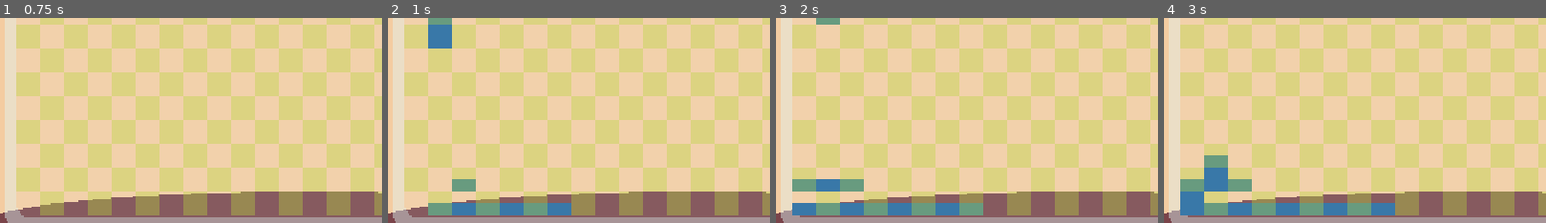
Above: before the commit, frames 1-4 (left to right).
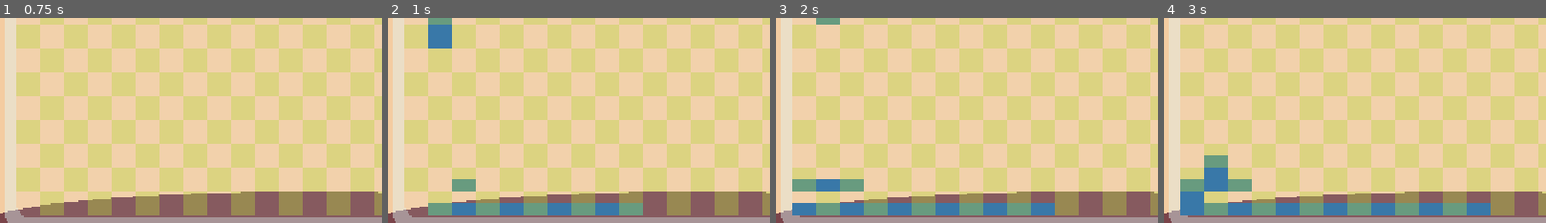
Above: after the commit, the same moments.

Repository: lservant/microverse-manager
Game: Godot game, scene res://main.tscn
Same seed, same stepped clock (60 frames per second), same inputs: the game is played once before the commit and once after it.
Inputs (mouse positions are % of the whole screen's width and height, from its top left):
- Up to frame 1 (0.75 s): tap Enter at 0.5 s; move the mouse to (72, 43) at 0.52 s; click (72, 43) at 0.67 s
- Up to frame 2 (1 s): no input
- Up to frame 3 (2 s): tap Space at 1.25 s; move the mouse to (30, 53) at 1.27 s; click (30, 53) at 1.42 s
- Up to frame 4 (3 s): move the mouse to (60, 25) at 2.02 s; click (60, 25) at 2.17 s; tap Enter at 2.75 s; move the mouse to (45, 69) at 2.77 s; click (45, 69) at 2.92 s
The pictures show only the part of the screen within x 4-54%, y 26-76%; the shares and areas given below are measured in that part.

Frame 1 is identical in both runs. In frame 2, 1.1% of the frame differs, in the area x 48-67%, y 90-97%; in frame 3, 1.1%; in frame 4, 1.5%, in the area x 60-86%, y 90-97%.

Commit message:
genericised

Diff:
--- a/bottle/bottle_cell.gd
+++ b/bottle/bottle_cell.gd
@@ -18,52 +18,54 @@
     return
   var water_dropped = false
   if not is_bottom():
-    water_dropped = drop_water()
-  if water.amount <= 12 or water_dropped:
+    water_dropped = drop_resource(ResourcePool.ResourceType.WATER)
+  if water.amount < 3 or water_dropped:
     return
-  spill_water()
-
-const MAX_WATER: int = 100
-func spill_water() -> void:
-  var water = resources.get_resource(ResourcePool.ResourceType.WATER)
+  spill_resource(ResourcePool.ResourceType.WATER)
+
+const RESOURCE_LIMIT: int = 100
+func spill_resource(resource_type: ResourcePool.ResourceType) -> void:
+  var rsrc = resources.get_resource(resource_type)
 
   if neighbors.left != null and neighbors.right != null:
-    var left_water = neighbors.left.resources.get_resource(ResourcePool.ResourceType.WATER)
-    var right_water = neighbors.right.resources.get_resource(ResourcePool.ResourceType.WATER)
-    var total: int = left_water.amount + right_water.amount + water.amount
+    var left_rsrc = neighbors.left.resources.get_resource(resource_type)
+    var right_rsrc = neighbors.right.resources.get_resource(resource_type)
+    var total: int = left_rsrc.amount + right_rsrc.amount + rsrc.amount
     var avg: int = total / 3
-    if left_water.amount < MAX_WATER and left_water.amount < avg:
-      var amount_to_move = avg - left_water.amount
-      if amount_to_move <= water.amount:
-        move_resource(ResourcePool.ResourceType.WATER, amount_to_move, neighbors.left)
-    if right_water.amount < MAX_WATER and right_water.amount < avg:
-      var amount_to_move = avg - right_water.amount
-      if amount_to_move <= water.amount:
-        move_resource(ResourcePool.ResourceType.WATER, amount_to_move, neighbors.right)
+    print("Left: %s, Right: %s, Avg: %s" % [left_rsrc.amount, right_rsrc.amount, avg])
+    if left_rsrc.amount < RESOURCE_LIMIT and left_rsrc.amount < avg:
+      var amount_to_move = avg - left_rsrc.amount
+      if amount_to_move <= rsrc.amount:
+        move_resource(resource_type, amount_to_move, neighbors.left)
+    if right_rsrc.amount < RESOURCE_LIMIT and right_rsrc.amount < avg:
+      var amount_to_move = avg - right_rsrc.amount
+      if amount_to_move <= rsrc.amount:
+        move_resource(resource_type, amount_to_move, neighbors.right)
+
   elif neighbors.left != null:
-    var left_water = neighbors.left.resources.get_resource(ResourcePool.ResourceType.WATER)
-    if left_water.amount < MAX_WATER && left_water.amount < water.amount:
-      var total: int = left_water.amount + water.amount
-      var amount_to_move = total / 2 - left_water.amount
-      if amount_to_move <= water.amount:
-        move_resource(ResourcePool.ResourceType.WATER, amount_to_move, neighbors.left)
+    var left_rsrc = neighbors.left.resources.get_resource(resource_type)
+    spill_one_side(left_rsrc, rsrc)
+
   elif neighbors.right != null:
-    var right_water = neighbors.right.resources.get_resource(ResourcePool.ResourceType.WATER)
-    if right_water.amount < MAX_WATER && right_water.amount < water.amount:
-      var total: int = right_water.amount + water.amount
-      var amount_to_move = total / 2 - right_water.amount
-      if amount_to_move <= water.amount:
-        move_resource(ResourcePool.ResourceType.WATER, amount_to_move, neighbors.right)
-
-func drop_water()-> bool:
-  var water = resources.get_resource(ResourcePool.ResourceType.WATER)
-  var bottom_water = neighbors.bottom.resources.get_resource(ResourcePool.ResourceType.WATER)
-  if bottom_water.amount >= MAX_WATER:
+    var right_rsrc = neighbors.right.resources.get_resource(resource_type)
+    spill_one_side(right_rsrc, rsrc)
+
+func spill_one_side(side_rsrc: ResourceInfo, rsrc: ResourceInfo):
+  if side_rsrc.amount < RESOURCE_LIMIT && side_rsrc.amount < rsrc.amount:
+    var total: int = side_rsrc.amount + rsrc.amount
+    var amount_to_move = total / 2 - side_rsrc.amount
+    if amount_to_move <= rsrc.amount:
+      move_resource(rsrc.resource_type, amount_to_move, neighbors.right)
+
+func drop_resource(resource_type: ResourcePool.ResourceType) -> bool:
+  var rsrc = resources.get_resource(resource_type)
+  var bottom_rsrc = neighbors.bottom.resources.get_resource(resource_type)
+  if bottom_rsrc.amount >= RESOURCE_LIMIT:
     return false
-  var amount_to_move = MAX_WATER - bottom_water.amount
-  if amount_to_move > water.amount:
-    amount_to_move = water.amount
-  move_resource(ResourcePool.ResourceType.WATER, amount_to_move, neighbors.bottom)
+  var amount_to_move = RESOURCE_LIMIT - bottom_rsrc.amount
+  if amount_to_move > rsrc.amount:
+    amount_to_move = rsrc.amount
+  move_resource(resource_type, amount_to_move, neighbors.bottom)
   return true
 
 func update_resources() -> void:
